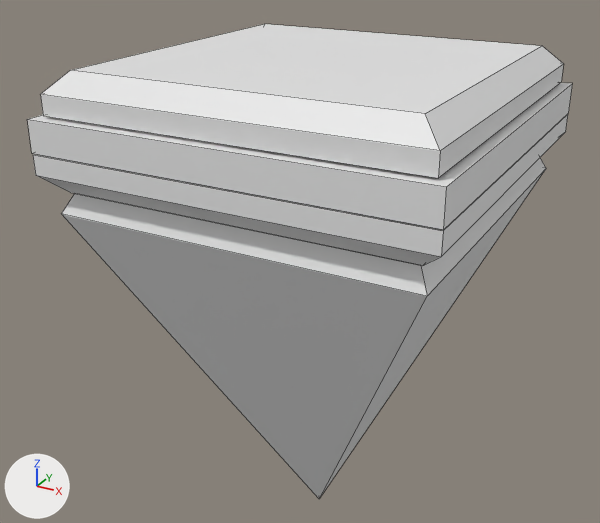
A saved change to the FBX model Assets/Project/Visuals/Models/Environment/Tile.fbx.
Rendered twice from a 50 mm camera at (0.943, -1.836, 0.359) aimed at (-0.074, 0.013, -0.565). The lights are fixed; the arrows at lower left show +X, +Y and +Z. Mesh edges are drawn as thin lines. Where no turn or scale is listed for an object, it has been applied to the vertices.

The first picture shows 'Tile'.
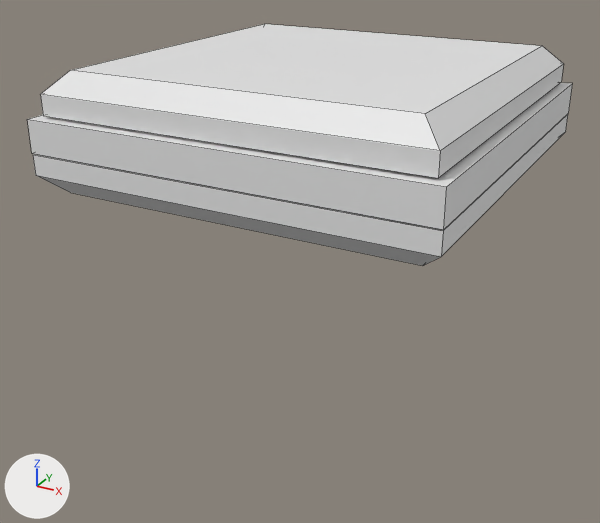
Edits to the bpy script that builds the scene:
```text
Change me_меш:
    where me_меш.from_pydata(...)  # 41 vertices, 35 faces; spans x -0.5..0.5, y -0.5..0.5, z -1.345..0.0
    used by ob_tile; location = (0.0, 0.0, 0.0)
    me_меш part 1: the loose piece of 9 vertices spanning x -0.466..0.466, y -0.466..0.466, z -1.345..-0.29 is deleted
```

Boxes [x1, y1, x2, y2] around the edits, measured in the pictures (600 x 523 px):
'Tile', reshaped (49% shorter)
    before: [27, 24, 572, 498]
    after: [27, 24, 572, 266]
part 1 of me_меш, deleted
    before: [62, 158, 546, 498]
